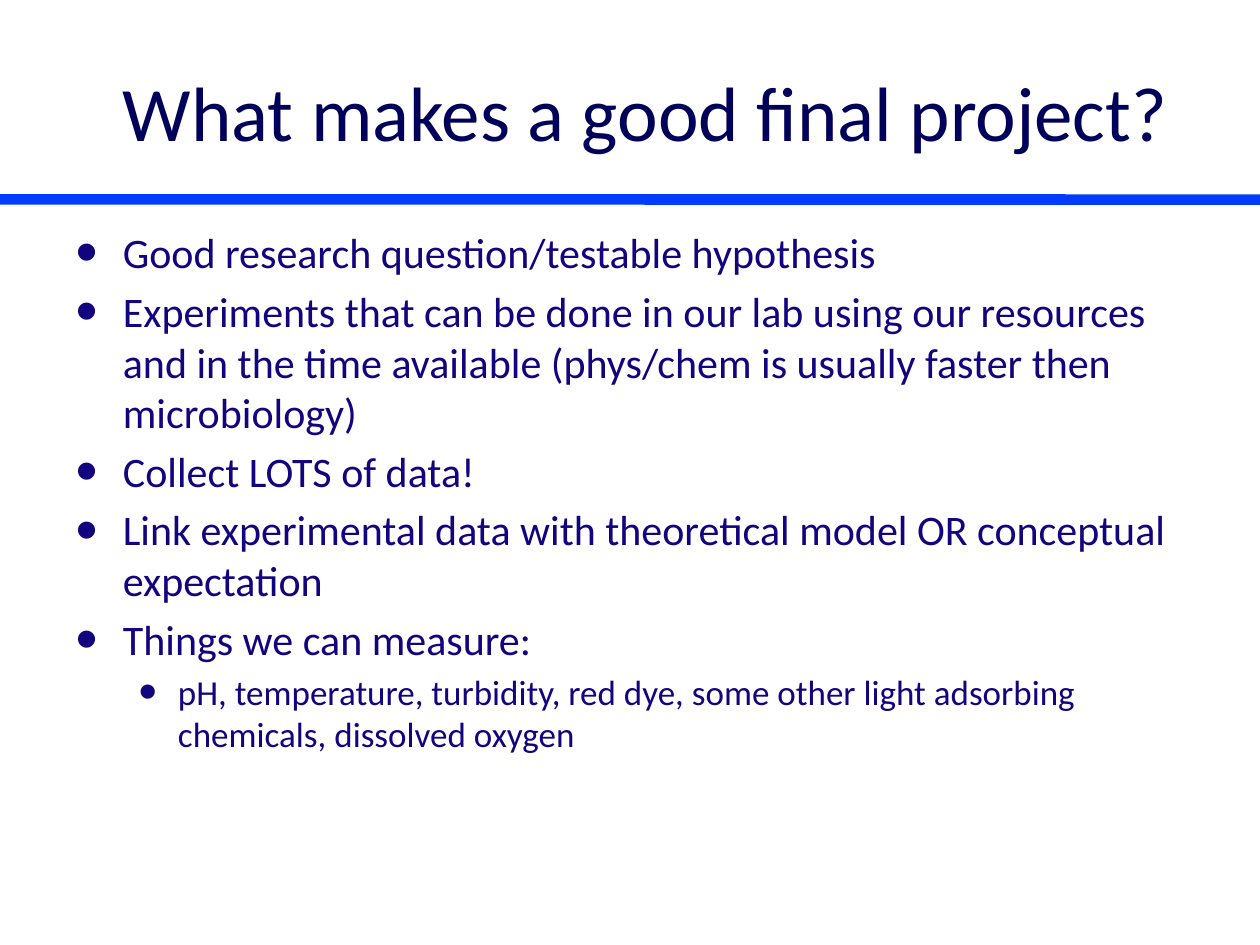
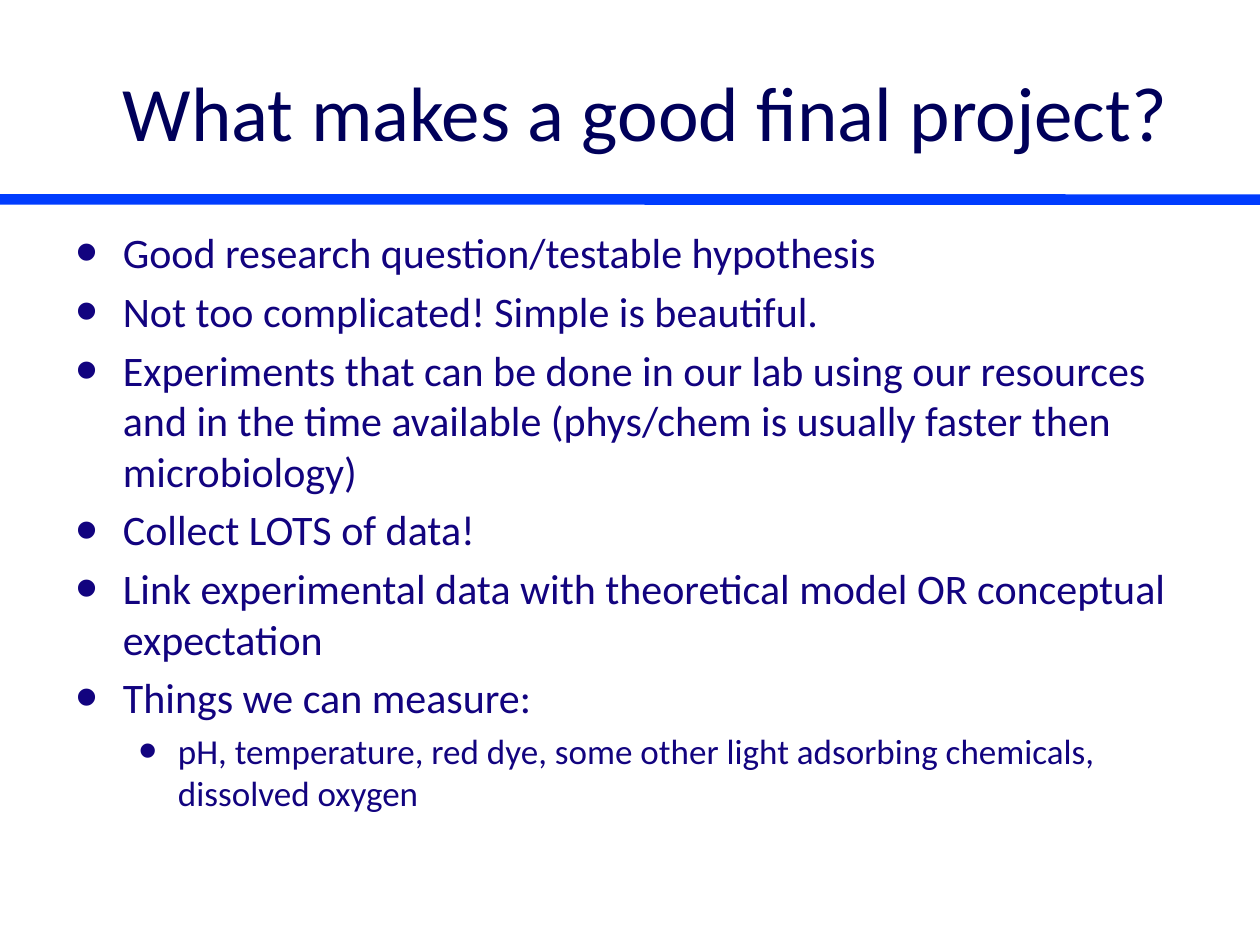
Before and after one commit to monroews/CEE4530, a slide deck: slide 1 of website/pptx/Project_Ideas.pptx. Drawn at 1260x945 pixels with LibreOffice and Linux fonts; fonts in the diff are those of the drawing. Boxes give left, top, right and bottom in pixels: in the first picture for what was removed or moved away, otherwise in the second. Text is boxed around its words. In the diff, an @@ line names an element or a change of style, - is before the commit and + after.

Commit message:
project ideas

```diff
--- a/website/pptx/Project_Ideas.pptx
+++ b/website/pptx/Project_Ideas.pptx
@@ text at (123, 297, 818, 334): paragraph added @@
+• Not too complicated! Simple is beautiful.
@@ text at (178, 739, 1094, 812): text changed @@
-  • pH, temperature, turbidity, red dye, some other light adsorbing chemicals, dissolved oxygen
+  • pH, temperature, red dye, some other light adsorbing chemicals, dissolved oxygen
```
Also in this commit, not shown: 5 other slides changed, 1 slide added, 3 slides removed, 1 other file.
